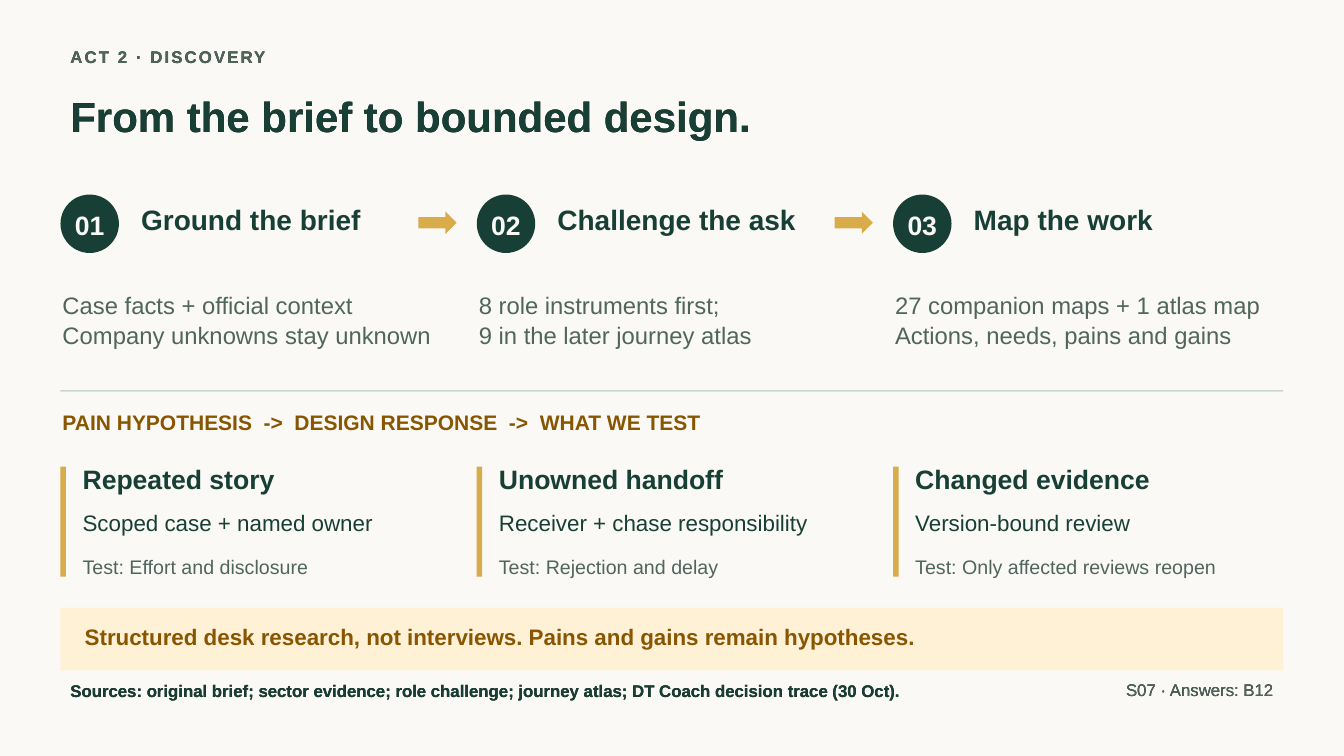
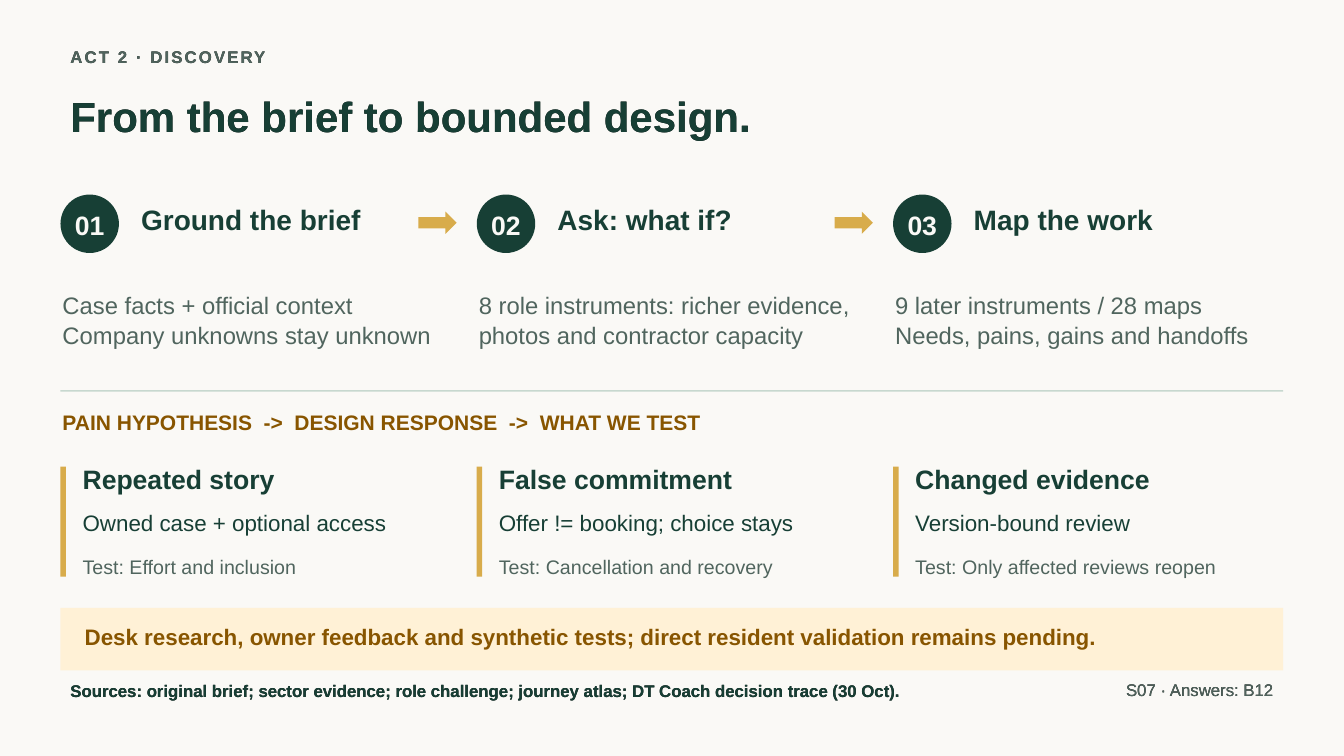
Before and after one commit to jmservera/ama, a slide deck: slide 8 of docs/capstone/deck/zava-forward-cowork-v2-draft.pptx. Drawn at 1344x756 pixels with LibreOffice and Linux fonts; fonts in the diff are those of the drawing. Boxes give left, top, right and bottom in pixels: in the first picture for what was removed or moved away, otherwise in the second. Text is boxed around its words. In the diff, an @@ line names an element or a change of style, - is before the commit and + after.

```diff
--- a/docs/capstone/deck/zava-forward-cowork-v2-draft.pptx
+++ b/docs/capstone/deck/zava-forward-cowork-v2-draft.pptx
@@ text at (557,209,731,231): text changed @@
-Challenge the ask
+Ask: what if?
@@ text at (479,296,849,349): text changed @@
-8 role instruments first;
-9 in the later journey atlas
+8 role instruments: richer evidence,
+photos and contractor capacity
@@ text at (895,296,1248,349): text changed @@
-27 companion maps + 1 atlas map
-Actions, needs, pains and gains
+9 later instruments / 28 maps
+Needs, pains, gains and handoffs
@@ text at (499,469,732,490): text changed @@
-Unowned handoff
+False commitment
@@ text at (83,514,387,536): text changed @@
-Scoped case + named owner
+Owned case + optional access
@@ text at (499,514,793,536): text changed @@
-Receiver + chase responsibility
+Offer != booking; choice stays
@@ text at (83,560,296,574): text changed @@
-Test: Effort and disclosure
+Test: Effort and inclusion
@@ text at (499,560,772,578): text changed @@
-Test: Rejection and delay
+Test: Cancellation and recovery
@@ text at (85,628,1096,650): text changed @@
-Structured desk research, not interviews. Pains and gains remain hypotheses.
+Desk research, owner feedback and synthetic tests; direct resident validation remains pending.
```
Also in this commit, not shown: 10 other slides changed, 2 slides added, 2 slides removed, 30 other files.
